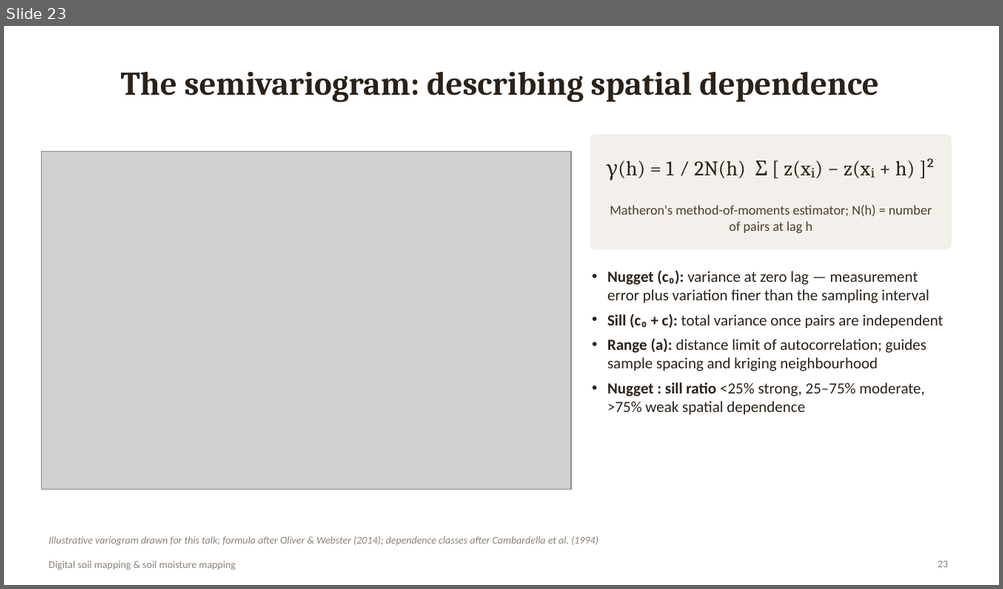
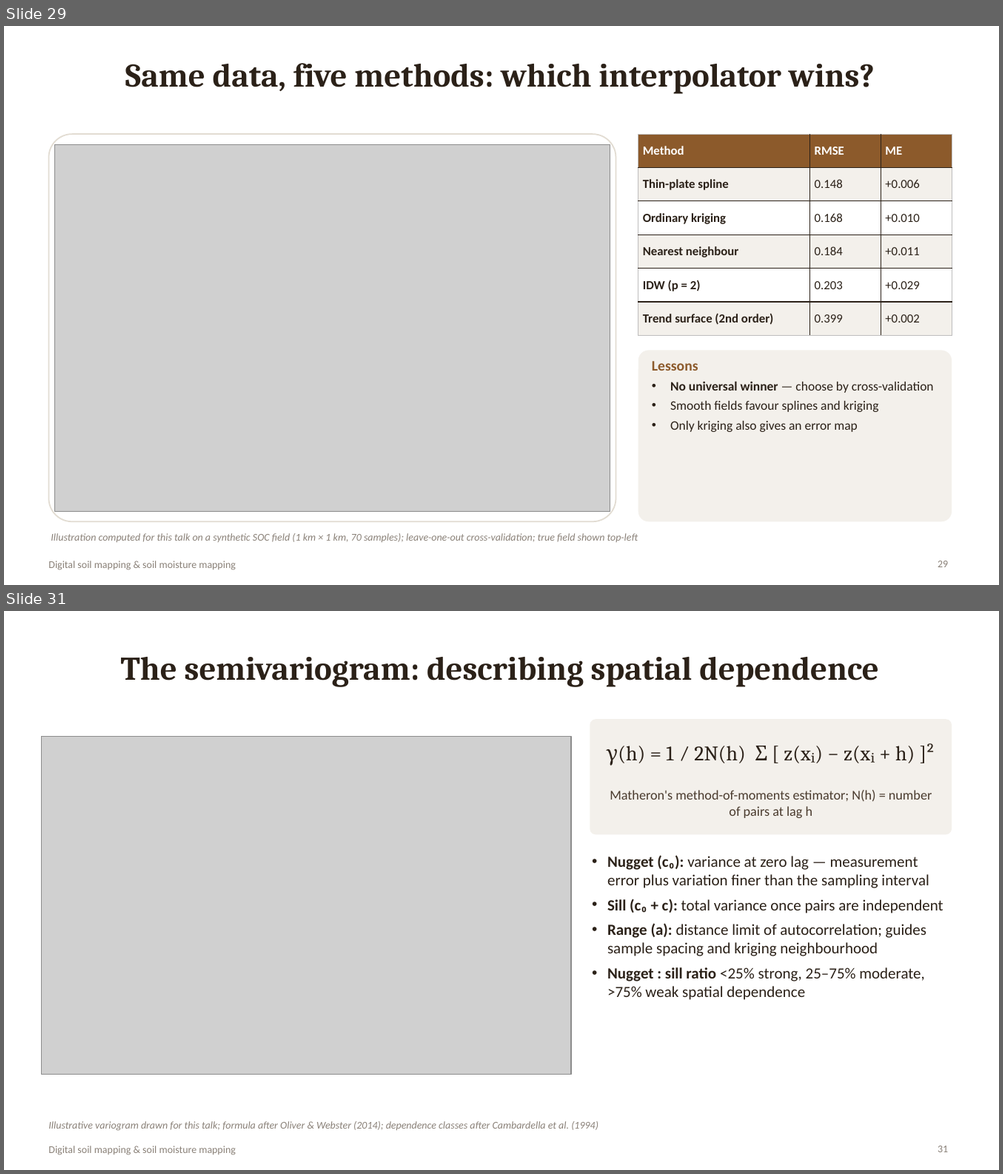
Before and after one commit to animesh270799-ctrl/meta, a slide deck: DSM_Soil_Moisture_Mapping.pptx. Shown one above the other, each under a label of ours: slide 23 before the commit, slides 29 and 31 after it; the slides between them are not shown. The pictures are 1003x589 and 1003x1174 pixels, drawn with LibreOffice and Linux fonts; fonts in the diff are those of the drawing; grey boxes stand for pictures. Boxes give left, top, right and bottom in pixels: in the first picture for what was removed or moved away, otherwise in the second. Text is boxed around its words. In the diff, an @@ line names an element or a change of style, - is before the commit and + after.

```diff
--- a/DSM_Soil_Moisture_Mapping.pptx
+++ b/DSM_Soil_Moisture_Mapping.pptx
@@ slide 29 added at [4, 26, 999, 585], background #FFFFFF; not listed: 1 template element that a slide beside it also shows @@
@@ title added at [125, 63, 874, 94], 32 pt, text #2B2118, bold @@
+Same data, five methods: which interpolator wins?
@@ rounded rectangle added at [48, 134, 616, 522], fill #FFFFFF, outline #E2DCD2 1.25 pt @@
@@ table added at [638, 134, 951, 335], 6 rows, 3 columns @@
+Method | RMSE | ME
+Thin-plate spline | 0.148 | +0.006
+Ordinary kriging | 0.168 | +0.010
+Nearest neighbour | 0.184 | +0.011
+IDW (p = 2) | 0.203 | +0.029
+Trend surface (2nd order) | 0.399 | +0.002
@@ picture added at [55, 144, 610, 511] @@
@@ rounded rectangle added at [638, 351, 951, 522], fill #F3F0EB @@
@@ text added at [652, 361, 933, 432], 12.5 pt, text #2B2118 @@
+Lessons
+• No universal winner — choose by cross-validation
+• Smooth fields favour splines and kriging
+• Only kriging also gives an error map
@@ text added at [51, 534, 637, 543], 10 pt, text #8A8178, italic @@
+Illustration computed for this talk on a synthetic SOC field (1 km × 1 km, 70 samples); leave-one-out cross-validation; true field shown top-left
@@ page number added at [937, 561, 948, 568], 10 pt, text #8A8178 @@
+29
@@ what was slide 23 is now slide 31 @@
@@ page number at [937, 1146, 948, 1153]: text changed @@
-23
+31
```
Also in this commit, not shown: 1 slide changed, 13 other slides added.
